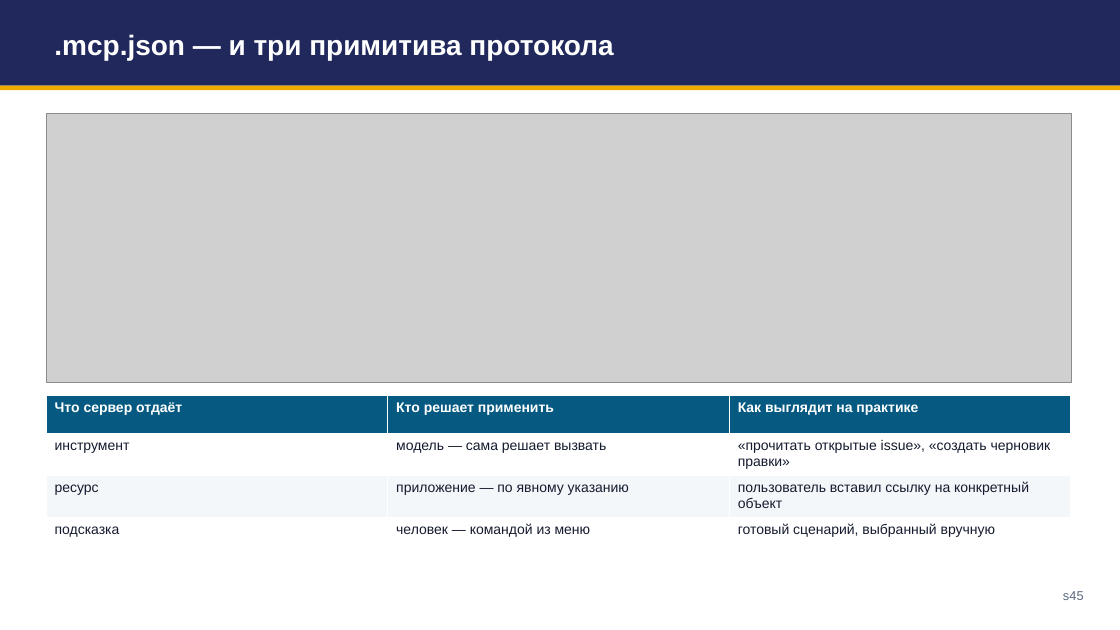
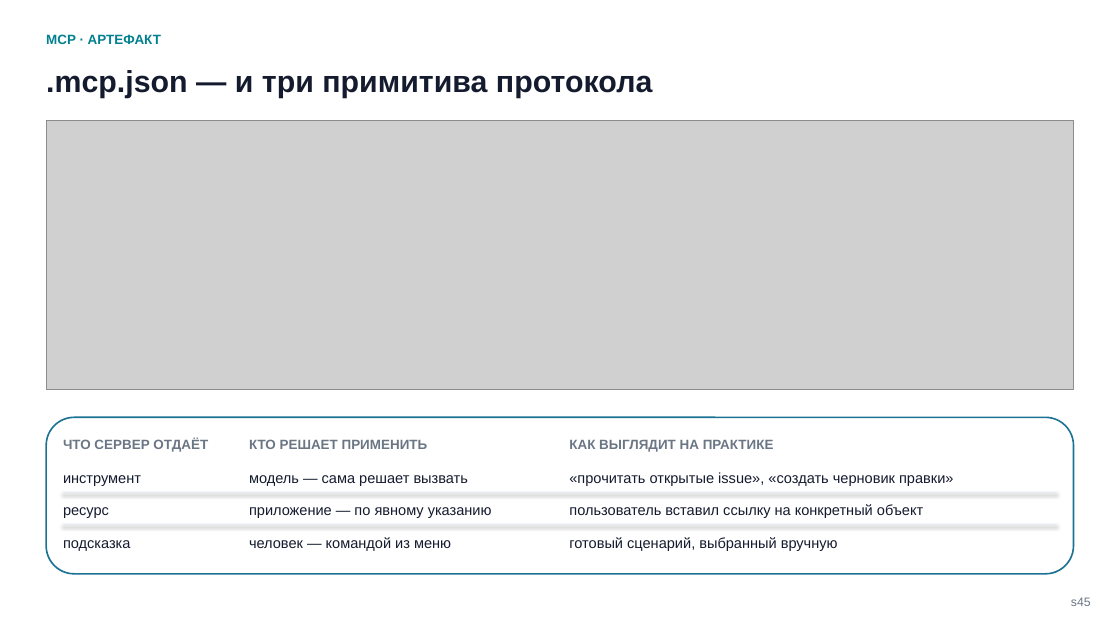
Before and after one commit to tellina-study/AI-usage-lessons, a slide deck: slide 45 of library/seminars/sem-05/rendered/sem-05.pptx. Drawn at 1120x630 pixels with LibreOffice and Linux fonts; fonts in the diff are those of the drawing; grey boxes stand for pictures. Boxes give left, top, right and bottom in pixels: in the first picture for what was removed or moved away, otherwise in the second. Text is boxed around its words. In the diff, an @@ line names an element or a change of style, - is before the commit and + after.

```diff
--- a/library/seminars/sem-05/rendered/sem-05.pptx
+++ b/library/seminars/sem-05/rendered/sem-05.pptx
@@ text "MCP · АРТЕФАКТ": place and size @@
-text "MCP · АРТЕФАКТ" at <box>0,0,1120,86</box>
+text "MCP · АРТЕФАКТ" at <box>46,34,161,44</box>
@@ text "MCP · АРТЕФАКТ" at <box>46,34,161,44</box>: fill #21295C to none @@
@@ text ".mcp.json — и три примитива ...": place and size @@
-text ".mcp.json — и три примитива ..." at <box>54,34,613,60</box>
+text ".mcp.json — и три примитива ..." at <box>46,70,652,98</box>
@@ text ".mcp.json — и три примитива ..." at <box>46,70,652,98</box>: size 24 to 26 pt, text colour #FFFFFF to #141B2E; line spacing 1 to 1.14; less space between paragraphs; vertical alignment middle to top @@
@@ text at <box>46,34,161,44</box>: text added @@
+MCP · АРТЕФАКТ
@@ rectangle removed at <box>0,86,1120,91</box> @@
@@ picture: place and size @@
-picture at <box>46,113,1071,382</box>
+picture at <box>46,120,1074,390</box>
@@ table removed at <box>46,396,1072,547</box>, 4 rows, 3 columns @@
-Что сервер отдаёт | Кто решает применить | Как выглядит на практике
-инструмент | модель — сама решает вызвать | «прочитать открытые issue», «создать черновик правки»
-ресурс | приложение — по явному указанию | пользователь вставил ссылку на конкретный объект
-подсказка | человек — командой из меню | готовый сценарий, выбранный вручную
@@ rounded rectangle added at <box>46,418,1074,574</box>, fill #FFFFFF, outline #1C7293 1.4 pt @@
@@ text added at <box>63,438,208,452</box>, 11.5 pt, text #6B7685, bold @@
+ЧТО СЕРВЕР ОТДАЁТ
@@ text added at <box>249,439,428,449</box>, 11.5 pt, text #6B7685, bold @@
+КТО РЕШАЕТ ПРИМЕНИТЬ
@@ text added at <box>569,440,774,452</box>, 11.5 pt, text #6B7685, bold @@
+КАК ВЫГЛЯДИТ НА ПРАКТИКЕ
@@ text added at <box>63,475,141,486</box>, 12.5 pt, text #141B2E @@
+инструмент
@@ text added at <box>249,475,468,486</box>, 12.5 pt, text #141B2E @@
+модель — сама решает вызвать
@@ text added at <box>569,472,953,486</box>, 12.5 pt, text #141B2E @@
+«прочитать открытые issue», «создать черновик правки»
@@ line added from (63, 492) to (1057, 492), #E5EAF0 0.75 pt @@
@@ text added at <box>63,507,109,518</box>, 12.5 pt, text #141B2E @@
+ресурс
@@ text added at <box>249,507,492,518</box>, 12.5 pt, text #141B2E @@
+приложение — по явному указанию
@@ text added at <box>569,504,923,518</box>, 12.5 pt, text #141B2E @@
+пользователь вставил ссылку на конкретный объект
@@ line added from (63, 525) to (1057, 525), #E5EAF0 0.75 pt @@
@@ text added at <box>249,537,451,551</box>, 12.5 pt, text #141B2E @@
+человек — командой из меню
@@ text added at <box>569,537,838,551</box>, 12.5 pt, text #141B2E @@
+готовый сценарий, выбранный вручную
@@ text added at <box>63,540,130,551</box>, 12.5 pt, text #141B2E @@
+подсказка
@@ text "s45": place and size @@
-text "s45" at <box>1063,591,1084,600</box>
+text "s45" at <box>1071,597,1091,606</box>
@@ text "s45" at <box>1071,597,1091,606</box>: size 11 to 10.5 pt, text colour #5B6B7F to #6B7685; line spacing 1 to 1.18; less space between paragraphs @@
```
Also in this commit, not shown: 55 other slides changed, 18 other files.
